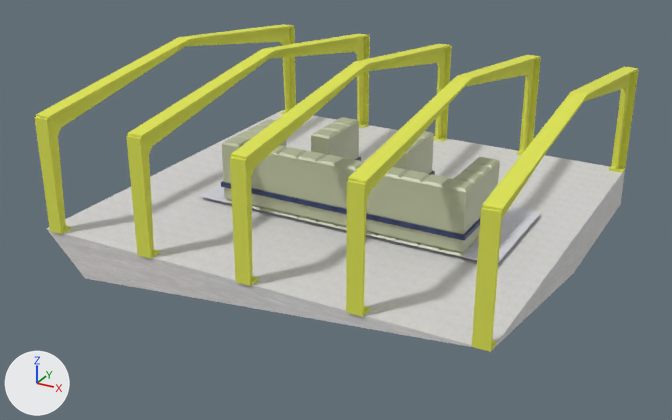
Before and after pictures for a commit that changed the Blender file blender/clean-room.blend.
Rendered twice from a 50 mm lens placed at (18.7, -37.0, 17.4), pointed at (-0.9, -1.5, -0.4). The lights are fixed; the arrows at lower left show +X, +Y and +Z.
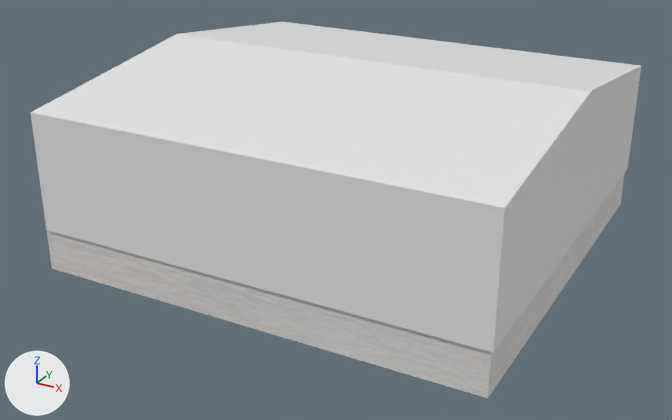
Changed parts and their boxes [x1, y1, x2, y2] in the pictures (672 x 420 px; the box of a moved part takes in the faces that stretch with it):
'Cement', reshaped: before [47, 110, 625, 350]; after [47, 173, 625, 398]
'Long-Wall', added: after [31, 115, 502, 352]
'Roof.001', added: after [31, 34, 591, 211]
'Plane.001', added: after [491, 65, 641, 352]
'Roof', added: after [179, 22, 641, 93]
'Plane', added: after [32, 22, 281, 231]
part 1 of me_cube, moved or reshaped: before [47, 170, 625, 350]; after [47, 173, 625, 398]
'Cube.010', unchanged, covered by the edit: before [472, 92, 588, 352]
'Cube.009', unchanged, covered by the edit: before [346, 76, 472, 317]
'Cube.008', unchanged, covered by the edit: before [230, 61, 369, 286]
'Cube.007', unchanged, covered by the edit: before [126, 49, 275, 259]

The change, as a list of edits to the scene's bpy script:
```text
Change me_cube:
    where me_cube.from_pydata(...)  # 8 vertices, 6 faces; spans x -11.0..10.0, y -10.0..10.0, z -1.2..0.8
    used by ob_cement; location = (0.0, 0.0, -1.0)
    me_cube part 1
    me_cube.vertices[0].co: (-9.0, -10.0, -1.2) -> (-11.0, -10.0, -1.2)  # pixel (85, 278) -> pixel (51, 268)
    me_cube.vertices[2].co: (-9.0, 10.0, -1.2) -> (-11.0, 10.0, -1.2)
    me_cube.vertices[4].co: (10.0, 1.0, -1.2) -> (10.0, -10.0, -1.2)  # pixel (573, 273) -> pixel (487, 398)
Add me_plane:
    me_plane.from_pydata([(-1.1, -19.1, 0.0), (4.4, -19.1, 0.0), (-1.1, 1.1, 0.0), (4.4, 1.1, 0.0), (5.7, -9.0, 0.0), (-1.1, -19.1, 0.1), (4.4, -19.1, 0.1), (-1.1, 1.1, 0.1), (4.4, 1.1, 0.1), (5.7, -9.0, 0.1)], [], [(0, 2, 3, 4, 1), (5, 6, 9, 8, 7), (1, 4, 9, 6), (4, 3, 8, 9), (2, 0, 5, 7), (3, 2, 7, 8), (0, 1, 6, 5)])
Add me_cube_006:
    me_cube_006.from_pydata([(0.0, -10.1, 1.2), (0.0, -10.1, 1.3), (0.0, 0.0, -0.1), (0.0, 0.0, 0.0), (21.0, -10.1, 1.2), (21.0, -10.1, 1.3), (21.0, 0.0, -0.1), (21.0, 0.0, 0.0)], [], [(0, 1, 3, 2), (2, 3, 7, 6), (6, 7, 5, 4), (4, 5, 1, 0), (2, 6, 4, 0), (7, 3, 1, 5)])
Add me_cube_005:
    me_cube_005.from_pydata([(-0.7, 0.9, -1.0), (-0.7, 0.9, 4.4), (-0.7, 1.0, -1.0), (-0.7, 1.0, 4.4), (20.3, 0.9, -1.0), (20.3, 0.9, 4.4), (20.3, 1.0, -1.0), (20.3, 1.0, 4.4)], [], [(0, 1, 3, 2), (2, 3, 7, 6), (6, 7, 5, 4), (4, 5, 1, 0), (2, 6, 4, 0), (7, 3, 1, 5)])
Add ob_plane_001:
    ob_plane_001 = bpy.data.objects.new('Plane.001', me_plane)
    ob_plane_001.location = (10.15, 9.01, 0.9)
    ob_plane_001.rotation_euler = (0.0, -1.571, 0.0)  # degrees (0, -90, 0)
Add ob_plane:
    ob_plane = bpy.data.objects.new('Plane', me_plane)
    ob_plane.location = (-10.65, 9.01, 0.9)
    ob_plane.rotation_euler = (0.0, -1.571, 0.0)  # degrees (0, -90, 0)
Add ob_roof_001:
    ob_roof_001 = bpy.data.objects.new('Roof.001', me_cube_006)
    ob_roof_001.location = (10.06, -10.1, 5.29)
    ob_roof_001.rotation_euler = (0.0, 0.0, 3.142)  # degrees (0, 0, 180)
Add ob_roof:
    ob_roof = bpy.data.objects.new('Roof', me_cube_006)
    ob_roof.location = (-10.85, 10.1, 5.3)
Add ob_long_wall:
    ob_long_wall = bpy.data.objects.new('Long-Wall', me_cube_005)
    ob_long_wall.location = (-10.19, -11.01, 0.77)
```
